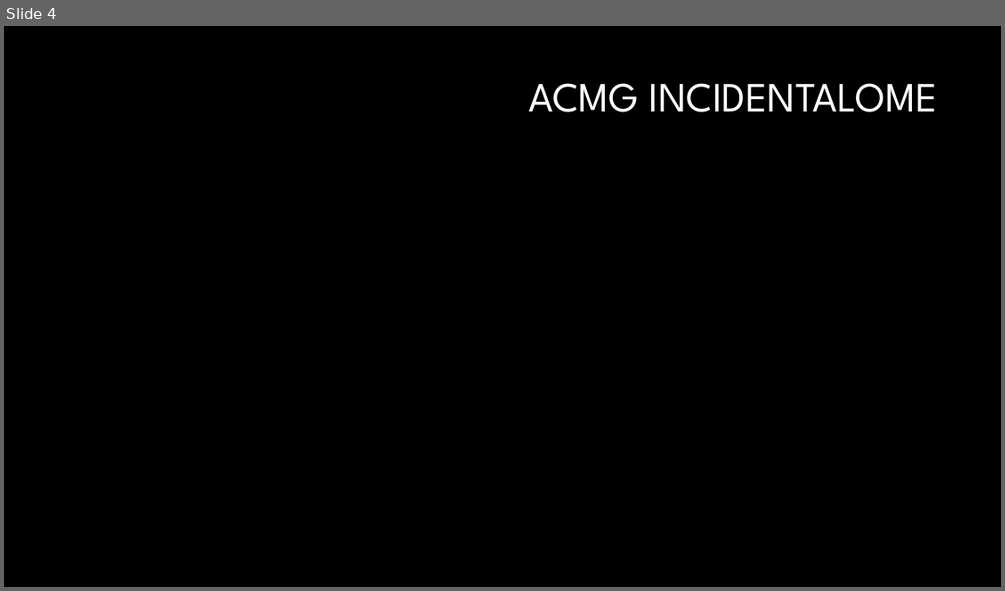
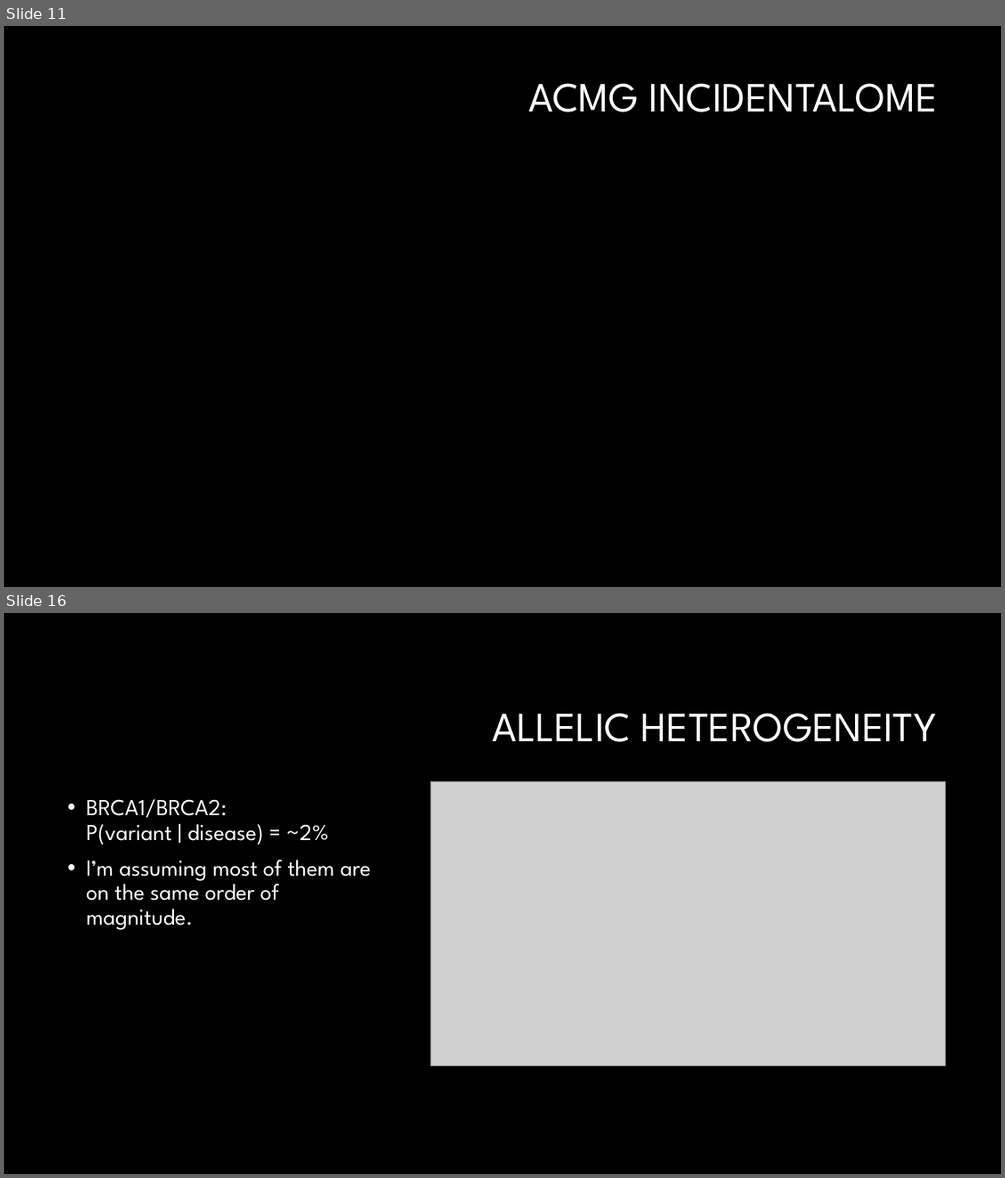
Before and after one commit to dfan/HST-2016, a slide deck: week_6/For_Zak.pptx. Shown one above the other, each under a label of ours: slide 4 before the commit, slides 11 and 16 after it; the slides between them are not shown. The pictures are 1005x591 and 1005x1178 pixels, drawn with LibreOffice and Linux fonts; fonts in the diff are those of the drawing; grey boxes stand for pictures; background and template pictures are left out. Boxes give left, top, right and bottom in pixels: in the first picture for what was removed or moved away, otherwise in the second. Text is boxed around its words. In the diff, an @@ line names an element or a change of style, - is before the commit and + after.

```diff
--- a/week_6/For_Zak.pptx
+++ b/week_6/For_Zak.pptx
@@ slide 16 added at [4, 613, 1001, 1174], background #000000 @@
@@ title added at [492, 713, 938, 742], 40 pt, text #FFFFFF @@
+ALLELIC HETEROGENEITY
@@ text added at [86, 799, 371, 930], 22 pt, text #FFFFFF @@
+• BRCA1/BRCA2:
+  P(variant | disease) = ~2%
+• I’m assuming most of them are on the same order of magnitude.
@@ picture added at [430, 781, 945, 1066] @@
@@ what was slide 4 is now slide 11 @@
```
Also in this commit, not shown: 6 slides changed, 10 other slides added, 5 slides removed, 10 other files.
